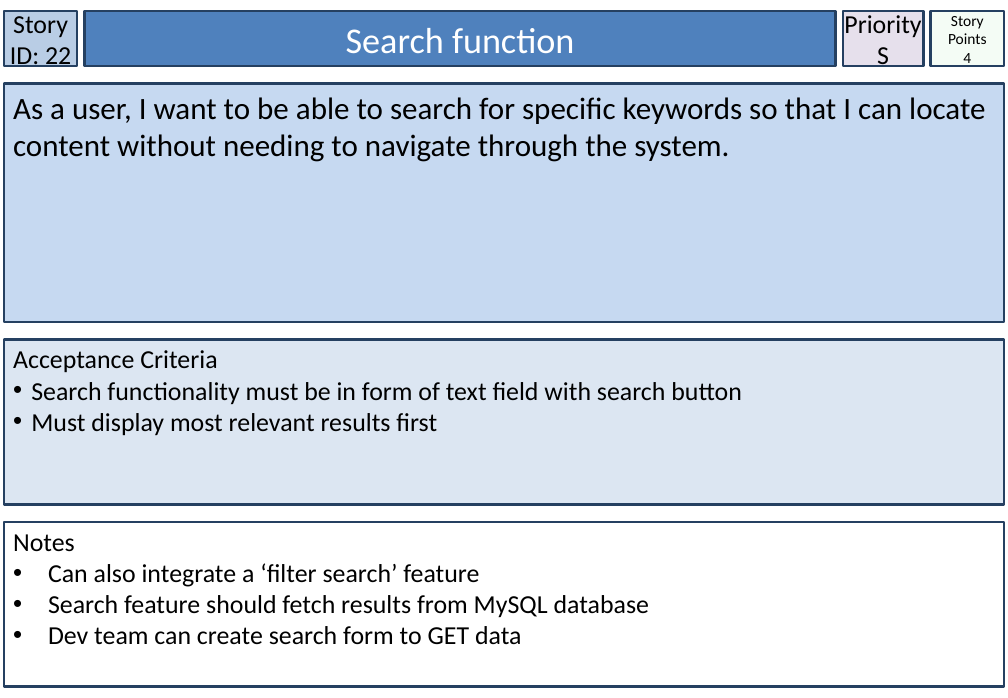
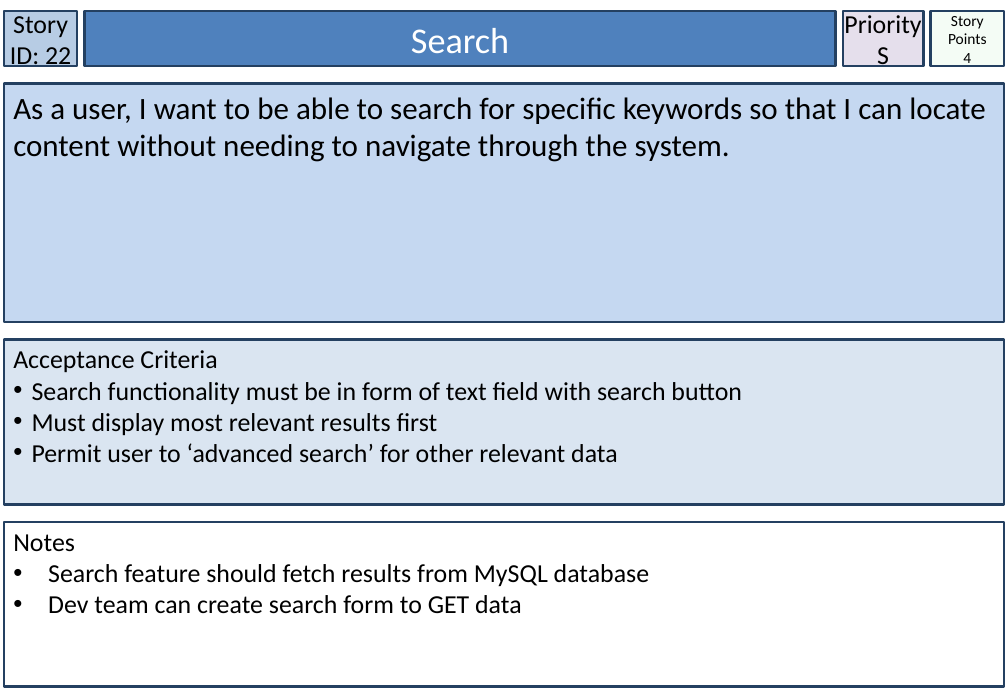
Before and after one commit to Nagarius/Phoenix, a slide deck: slide 23 of StoryCards_Smart_City_TeamPhoenix.pptx. Drawn at 1008x698 pixels with LibreOffice and Linux fonts; fonts in the diff are those of the drawing. Boxes give left, top, right and bottom in pixels: in the first picture for what was removed or moved away, otherwise in the second. Text is boxed around its words. In the diff, an @@ line names an element or a change of style, - is before the commit and + after.

```diff
--- a/StoryCards_Smart_City_TeamPhoenix.pptx
+++ b/StoryCards_Smart_City_TeamPhoenix.pptx
@@ rectangle "Search" at (x1=85, y1=11, x2=836, y2=66): outline #254061 2 pt to #244061 2 pt @@
@@ text in rectangle at (x1=411, y1=28, x2=509, y2=54): text changed @@
-Search function
+Search
@@ rectangle "Acceptance Criteria" at (x1=4, y1=340, x2=1004, y2=504): fill #DCE6F2 to #DAE5F1; outline #254061 2 pt to #244061 2 pt @@
@@ text in rectangle at (x1=32, y1=443, x2=618, y2=462): paragraph added @@
+• Permit user to ‘advanced search’ for other relevant data
@@ rectangle "Notes" at (x1=4, y1=522, x2=1004, y2=687): outline #254061 2 pt to #244061 2 pt @@
@@ text in rectangle at (x1=48, y1=563, x2=479, y2=587): paragraph removed @@
-• Can also integrate a ‘filter search’ feature
```
Also in this commit, not shown: 31 other slides changed, 8 other files.
